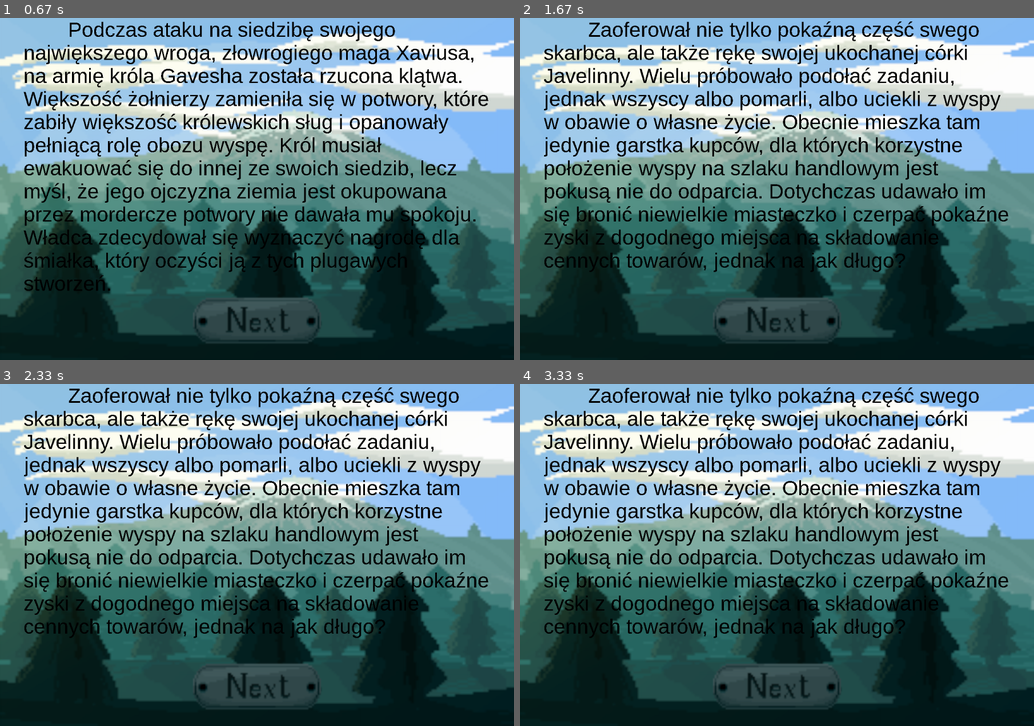
Above: before the commit, frames 1-4 (two rows, left to right).
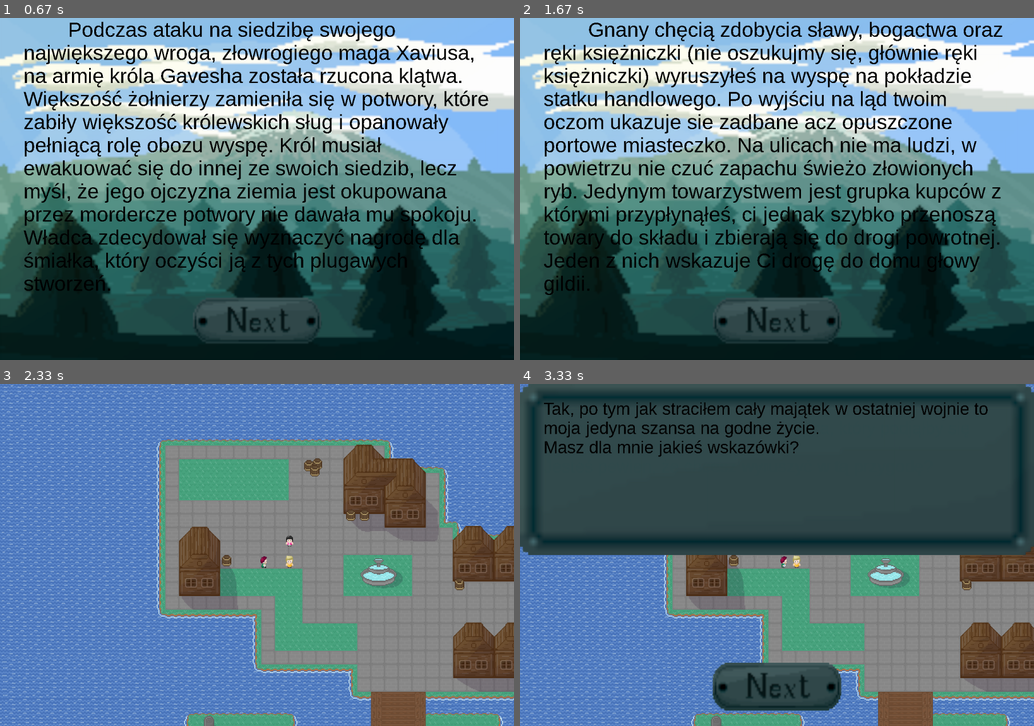
Above: after the commit, the same moments.

Repository: AGH-Narzedzia-Informatyczne-2020-2021/PyGame
Game: pygame game, started from nasza_gra/game.py
The game is run twice, just before and just after one commit, with the same random seed, the same clock (stepped at 60 frames per second) and the same inputs.
Inputs (mouse positions are in pixels of both pictures, inside the frame that each line leads up to):
- Up to frame 1 (0.67 s): press the mouse at (149, 267) at 0.37 s; move the mouse to (123, 267) at 0.47 s; release the mouse at (97, 271) at 0.6 s
- Up to frame 2 (1.67 s): click (777, 322) at 0.72 s; press the mouse at (669, 267) at 1.03 s; move the mouse to (756, 223) at 1.13 s; release the mouse at (838, 178) at 1.27 s; press the mouse at (777, 322) at 1.37 s; move the mouse to (679, 216) at 1.47 s; release the mouse at (581, 113) at 1.6 s
- Up to frame 3 (2.33 s): press the mouse at (257, 688) at 1.7 s; move the mouse to (174, 599) at 1.8 s; release the mouse at (97, 510) at 1.93 s; hold Right from 2 s (still down); move the mouse to (251, 602) at 2.03 s
- Up to frame 4 (3.33 s): release Right at 2.47 s; press the mouse at (777, 688) at 2.53 s; move the mouse to (730, 681) at 2.63 s; release the mouse at (684, 678) at 2.77 s; click (777, 688) at 2.88 s; click (895, 503) at 3.22 s

Frame 1 is identical in both runs. In frame 2, 19% of the frame differs, in the area x 4-95%, y 1-81%; in frame 3, 99%, in the area x 0-100%, y 0-100%; in frame 4, 95%.

Commit message:
nie ma jeszcze warunkow na koniec dialogu, ale pliki z tekstem sa

Diff:
--- a/nasza_gra/game.py
+++ b/nasza_gra/game.py
@@ -71,9 +71,21 @@
     c = file.read()
 STORY_BEGINNING = [a, b, c]
 
-with open(os.path.join(tekst, 'tekst\\npc1_10.txt'), 'r', encoding="UTF-8") as file:
+with open(os.path.join(tekst, 'tekst\\npc1_01.txt'), 'r', encoding="UTF-8") as file:
     a = file.read()
-NPC_1_DIALOG = [a]
+with open(os.path.join(tekst, 'tekst\\npc1_02.txt'), 'r', encoding="UTF-8") as file:
+    b = file.read()
+with open(os.path.join(tekst, 'tekst\\npc1_03.txt'), 'r', encoding="UTF-8") as file:
+    c = file.read()
+with open(os.path.join(tekst, 'tekst\\npc1_04.txt'), 'r', encoding="UTF-8") as file:
+    d = file.read()
+with open(os.path.join(tekst, 'tekst\\npc1_05.txt'), 'r', encoding="UTF-8") as file:
+    e = file.read()
+with open(os.path.join(tekst, 'tekst\\npc1_06.txt'), 'r', encoding="UTF-8") as file:
+    f = file.read()
+with open(os.path.join(tekst, 'tekst\\npc1_07.txt'), 'r', encoding="UTF-8") as file:
+    g = file.read()
+NPC_1_DIALOG = [a, b, c, d, e, f, g]
 
 
 with open(os.path.join(tekst, 'tekst\\npc2_10.txt'), 'r', encoding="UTF-8") as file:
@@ -137,41 +149,25 @@
 def music_stop():
     pygame.mixer.music.stop()
 
-
+STORY_i = 0
 def button(x, y, icolor, acolor, action=None):
-    global FIGHT, FLAG_MOUSE
+    global FIGHT, FLAG_MOUSE, STORY_i
     MOUSE = pygame.mouse.get_pos()
     CLICK = pygame.mouse.get_pressed()
     if x + 300 > MOUSE[0] > x and y + 120 > MOUSE[1] > y:
         SCREEN.blit(pygame.image.load(acolor), [x, y])
 
         if CLICK[0] == 1 and action != None:
+            czcionka = pygame.font.SysFont('Arial', 48)
             if action == 'play' and FLAG_MOUSE == True:
-                czcionka = pygame.font.SysFont('Arial', 48)
-                i = 0
                 while(True):
                     SCREEN.blit(BACKGROUND, [0, 0])
-                    blit_text(SCREEN, STORY_BEGINNING[i], (0, 0), czcionka)
-                    MOUSE = pygame.mouse.get_pos()
                     CLICK = pygame.mouse.get_pressed()
-                    if CLICK[0] == 1:
-                        FLAG_MOUSE = False
-                    if CLICK[0] == 0 and FLAG_MOUSE == False:
-                        FLAG_MOUSE = True
-                    if i == 0 or i == 1 and FLAG_MOUSE == True:
-                        SCREEN.blit(pygame.image.load(NBUTTON_D), (450, 650))
-                        if 455 < MOUSE[0] < 705 and 650 < MOUSE[1] < 750:
-                            SCREEN.blit(pygame.image.load(NBUTTON_L), (450, 650))
-                            if CLICK[0] == 1:
-                                i += 1
-                                print("dadadadasdasd")
-                                continue
-                    elif i == 2 and FLAG_MOUSE == True:
-                        SCREEN.blit(pygame.image.load(PBUTTON_D), (450, 650))
-                        if 455 < MOUSE[0] < 705 and 650 < MOUSE[1] < 750:
-                            SCREEN.blit(pygame.image.load(PBUTTON_L), (450, 650))
-                            if CLICK[0] == 1:
-                                break
+                    if STORY_i == 0 or STORY_i == 1 or STORY_i == 2:
+                        blit_text(SCREEN, STORY_BEGINNING[STORY_i], (0, 0), czcionka)
+                        button(450, 650, NBUTTON_D, NBUTTON_L, 'next_story')
+                    else:
+                        break
                     for event in pygame.event.get():
                         whether_exit(event)
                     pygame.display.update()
@@ -191,6 +187,10 @@
                 if FLAG_MOUSE:
                     NPC_NUM[3] += 1
                     FLAG_MOUSE = False
+            elif action == 'next_story' and FLAG_MOUSE:
+                print("dziala next_story")
+                STORY_i += 1
+                FLAG_MOUSE = False
 
         if CLICK[0] == 1:
             FLAG_MOUSE = False
@@ -357,8 +357,8 @@
                 music_play(BMUSIC, -1)
 
  # 0 = x, 1 = y, 2 = ikonka, 3 = ktory dialog, 4 = lista tekstow
-NPC_POSITIONS = [   [1000, 350, pygame.image.load(os.path.join(grafiki, 'grafiki\\npc1.png')), int(0), NPC_1_DIALOG],
-                    [800, 400, pygame.image.load(os.path.join(grafiki, 'grafiki\\npc2.png')), int(0), NPC_2_DIALOG]   ]
+NPC_POSITIONS = [   [700, 350, pygame.image.load(os.path.join(grafiki, 'grafiki\\npc1.png')), int(0), NPC_1_DIALOG],
+                    [700, 400, pygame.image.load(os.path.join(grafiki, 'grafiki\\npc2.png')), int(0), NPC_2_DIALOG]   ]
 
 NPC_NUM = 0
 
@@ -379,9 +379,10 @@
 def dialog():
     global NPC, NPC_NUM, FLAG_MOUSE, NPC_1_DIALOG
     while NPC:
+
         SCREEN.blit(RAMKA_DIALOGU, (0, 0))
         czcionka = pygame.font.SysFont('Arial', 40)
-        blit_text(SCREEN,  NPC_NUM[4][NPC_NUM[3]], (0, 50), czcionka)
+        blit_text(SCREEN,  NPC_NUM[4][NPC_NUM[3]], (0, 35), czcionka)
         button(450, 650, NBUTTON_D, NBUTTON_L, 'next')
 
         CLICK = pygame.mouse.get_pressed()  # zeby przytrzymanie przycisku wszystkiego nie psulo
@@ -477,14 +478,7 @@
             npc()
             ruch_mapy()
             granica_mapy()
-            # WALKA
-
-            if NPC:
-                mapa_wyswietl()
-                gracz_wyswietl()
-                enemy()
-                dialog()
-
+            dialog()
         else:
             music_stop()
             fight()
--- a/nasza_gra/tekst/fabula3.txt
+++ b/nasza_gra/tekst/fabula3.txt
@@ -1 +1 @@
-        Gnany chęcią zdobycia sławy, bogactwa oraz ręki księ …(421 unchanged characters)… ch wskazuje Ci drogę do domu głowy gildi.
+        Gnany chęcią zdobycia sławy, bogactwa oraz ręki księ …(421 unchanged characters)… ch wskazuje Ci drogę do domu głowy gildii.
--- /dev/null
+++ b/nasza_gra/tekst/npc1_01.txt
@@ -0,0 +1 @@
+       Morrison: Witaj na naszej wyspie. Skoro się tu znalazłeś to pewnie jesteś kolejnym śmiałkiem, który myśli, że zdoła oczyścić ją z potworów i przywrócić jej dawną świetność. No cóż, spróbować nie zaszkodzi, prawda? No chyba, że zje cię jakiś ogr albo umrzesz od trucizny pałętających się po okolicy Slime'ów.
--- /dev/null
+++ b/nasza_gra/tekst/npc1_02.txt
@@ -0,0 +1 @@
+       Morrison: Ha Ha
--- /dev/null
+++ b/nasza_gra/tekst/npc1_03.txt
@@ -0,0 +1 @@
+       Hmm...
--- /dev/null
+++ b/nasza_gra/tekst/npc1_04.txt
@@ -0,0 +1 @@
+       Morrison: Wybacz, rzadko miewamy tu gości, a większość z nich to nadęci "rycerze", którzy myślą, że uda im się to, czemu nie podołała nasza gildia przez kilka ostatnich lat. Głupcy. Widzę jednak, że ty taki nie jesteś. Jakby nie było, rozmawiamy już chwilę, a jeszcze nie zasugerowałeś, że ja i moi kompani jesteśmy bandą niekompetentnych tchórzy czekających na wybawcę.
--- /dev/null
+++ b/nasza_gra/tekst/npc1_05.txt
@@ -0,0 +1 @@
+       Jestem jedynie synem ubogiego kowala panie, jednak nawet moim niedoświadczonym okiem widzę, że radzicie tu sobie niezgorzej. Na ulicach nie ma trupów, więc domniemywam, że udaje wam się odpierać ataki potworów, a to wydaje się być osiągnięciem samym w sobie.
--- /dev/null
+++ b/nasza_gra/tekst/npc1_06.txt
@@ -0,0 +1 @@
+       Morrison: To prawda, lata ciężkiego życia na tej wyspie nauczyły nas jak radzić sobie z przeciwnościami. Dla twojego dobra mam nadzieję, że potrafisz wybornie władać mieczem, inaczej skonczysz jak te przechwalające się namiastki wojowników. Jeśli nie brak ci odwagi udaj się na południe. Pełni tam wartę Pitterson, dowódca naszej straży. On powie Ci, gdzie powinieneś się udać. Powodzenia.
--- /dev/null
+++ b/nasza_gra/tekst/npc1_07.txt
@@ -0,0 +1 @@
+       Tak zrobię, żegnaj.
--- a/nasza_gra/tekst/npc1_10.txt
+++ b/nasza_gra/tekst/npc1_10.txt
@@ -1,3 +1,7 @@
-Witaj na wyspie , skoro się tu znalazłeś,
-pewnie jesteś kolejnym śmiałkiem, który myśli, że zdoła oczyścić ją z potworów i przywrócić jej dawną świetność.
-Jeżeli Ci się uda, zyskasz sławę, bogactwo, oraz rękę księżniczki. Powodzenia!
+       Morrison: Witaj na naszej wyspie. Skoro się tu znalazłeś to pewnie jesteś kolejnym śmiałkiem, który myśli, że zdoła oczyścić ją z potworów i przywrócić jej dawną świetność. No cóż, spróbować nie zaszkodzi, prawda? No chyba, że zje cię jakiś ogr albo umrzesz od trucizny pałętających się po okolicy Slime'ów.
+       Morrison: Ha Ha
+       Hmm...
+       Morrison: Wybacz, rzadko miewamy tu gości, a większość z nich to nadęci "rycerze", którzy myślą, że uda im się to, czemu nie podołała nasza gildia przez kilka ostatnich lat. Głupcy. Widzę jednak, że ty taki nie jesteś. Jakby nie było, rozmawiamy już chwilę, a jeszcze nie zasugerowałeś, że ja i moi kompani jesteśmy bandą niekompetentnych tchórzy czekających na wybawcę.
+       Jestem jedynie synem ubogiego kowala panie, jednak nawet moim niedoświadczonym okiem widzę, że radzicie tu sobie niezgorzej. Na ulicach nie ma trupów, więc domniemywam, że udaje wam się odpierać ataki potworów, a to wydaje się być osiągnięciem samym w sobie.
+       Morrison: To prawda, lata ciężkiego życia na tej wyspie nauczyły nas jak radzić sobie z przeciwnościami. Dla twojego dobra mam nadzieję, że potrafisz wybornie władać mieczem, inaczej skonczysz jak te przechwalające się namiastki wojowników. Jeśli nie brak ci odwagi udaj się na południe. Pełni tam wartę Pitterson, dowódca naszej straży. On powie Ci, gdzie powinieneś się udać. Powodzenia.
+       Tak zrobię, żegnaj.
